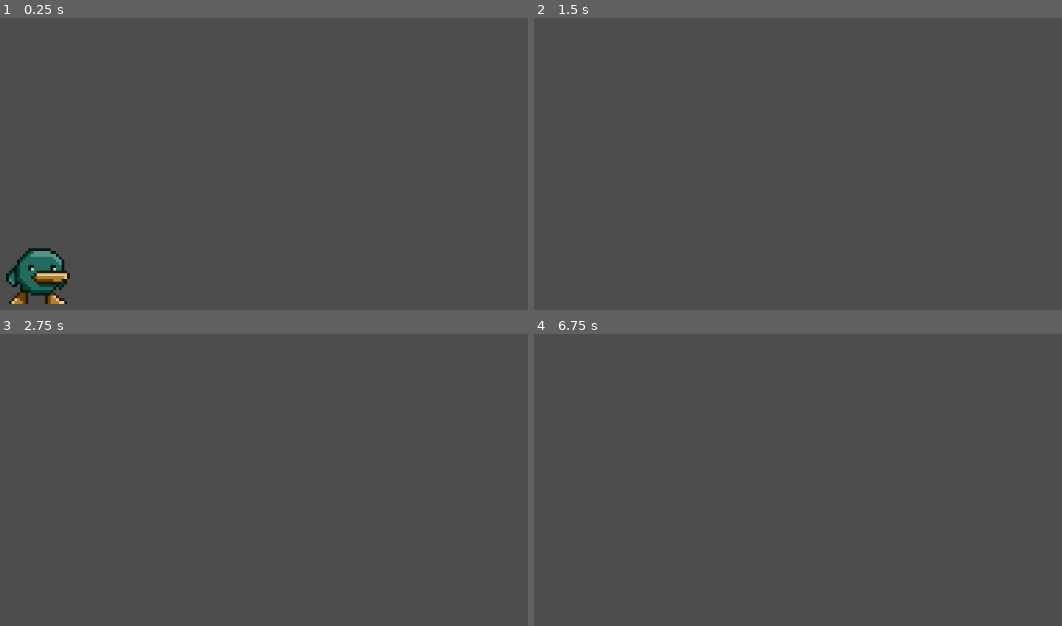
Above: before the commit, frames 1-4 (two rows, left to right).
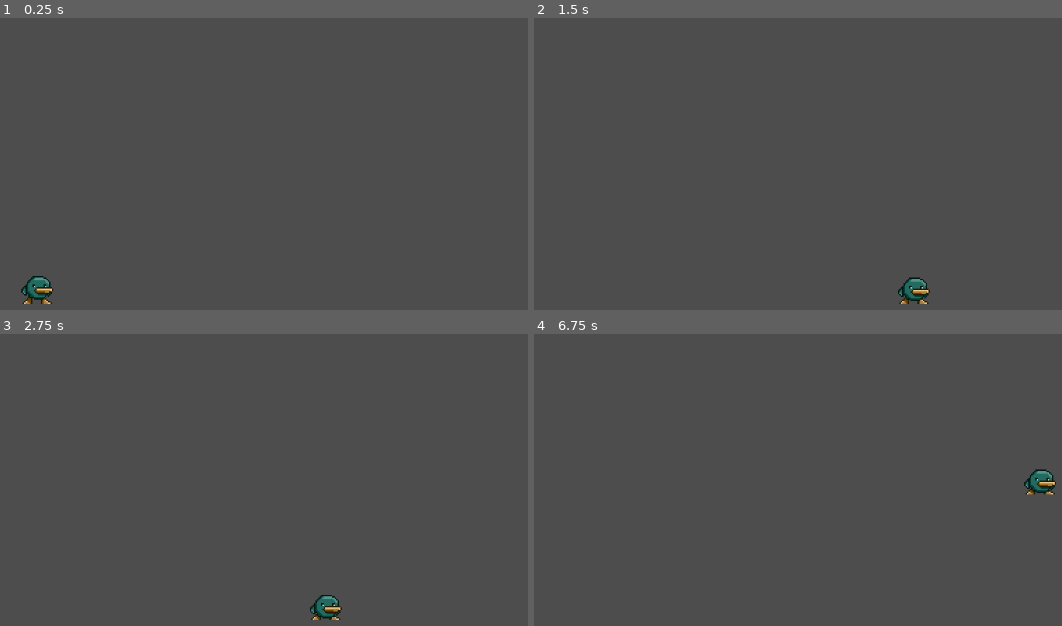
Above: after the commit, the same moments.

Repository: Jonon/tiny-but-mighty
Game: Godot game, scene res://scenes/game.tscn
The game is run twice, just before and just after one commit, with the same random seed, the same clock (stepped at 60 frames per second) and the same inputs.
Inputs:
- Up to frame 1 (0.25 s): no input
- Up to frame 2 (1.5 s): tap Enter (ui_accept) at 0.5, 0.77 s; hold Right (ui_right) from 0.53 s (still down)
- Up to frame 3 (2.75 s): tap Enter (ui_accept) at 1.52 s; release Right (ui_right) at 2.03 s; hold Left (ui_left) from 2.03 s (still down)
- Up to frame 4 (6.75 s): release Left (ui_left) at 2.78 s; hold Right (ui_right) 2.78-4.28 s; tap Enter (ui_accept) at 3.02, 3.77, 4.25, 4.52, 5, 5.75, 6.02, 6.5 s; hold Left (ui_left) 4.28-5.03 s; hold Right (ui_right) 5.03-5.78 s; hold Left (ui_left) from 5.78 s (still down)

The runs differ from the first frame. In frame 1, 1.7% of the frame differs, in the area x 1-14%, y 78-98%; in frame 2, 0.4%; in frame 3, 0.4%; in frame 4, 0.4%.

Commit message:
Resize player

Diff:
--- a/scenes/player.tscn
+++ b/scenes/player.tscn
@@ -40,18 +40,19 @@
 }]
 
 [sub_resource type="CircleShape2D" id="CircleShape2D_qybee"]
-radius = 8.0
+radius = 4.0
 
 [node name="Player" type="CharacterBody2D"]
 script = ExtResource("1_2opkl")
 
 [node name="AnimatedSprite2D" type="AnimatedSprite2D" parent="."]
-position = Vector2(1, -16)
+position = Vector2(0, -8)
+scale = Vector2(0.5, 0.5)
 sprite_frames = SubResource("SpriteFrames_aux5v")
 animation = &"idle"
 autoplay = "idle"
-frame_progress = 0.168156
+frame_progress = 0.227591
 
 [node name="CollisionShape2D" type="CollisionShape2D" parent="."]
-position = Vector2(0, -8)
+position = Vector2(0, -4)
 shape = SubResource("CircleShape2D_qybee")
--- a/scripts/player.gd
+++ b/scripts/player.gd
@@ -1,8 +1,8 @@
 extends CharacterBody2D
 
 
-const SPEED = 300.0
-const JUMP_VELOCITY = -400.0
+const SPEED = 130.0
+const JUMP_VELOCITY = -300.0
 
 
 func _physics_process(delta: float) -> void:
